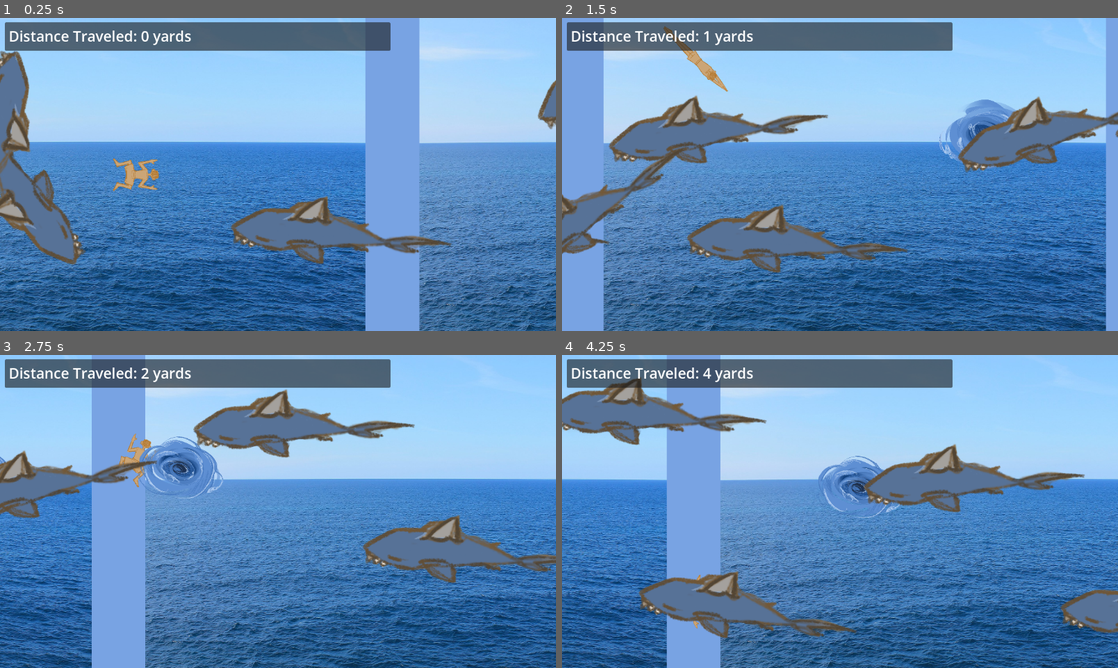
Above: before the commit, frames 1-4 (two rows, left to right).
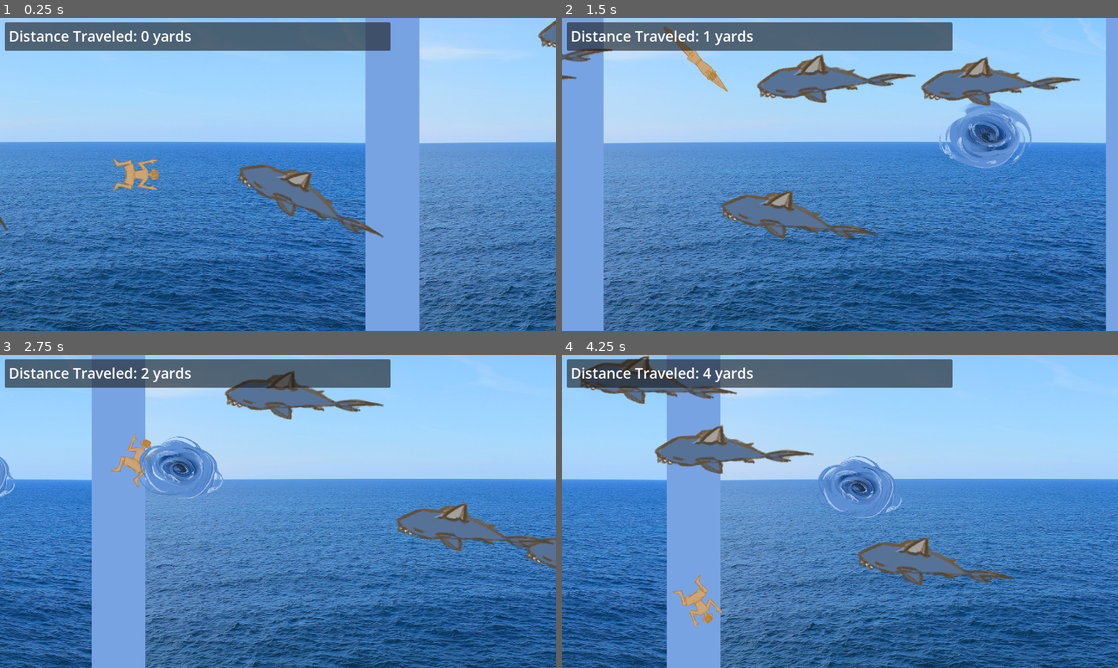
Above: after the commit, the same moments.

Repository: sophieTheProgrammer/microjam-island-61
Game: Godot game, scene res://scenes/game.tscn
The game is run twice, just before and just after one commit, with the same random seed, the same clock (stepped at 60 frames per second) and the same inputs.
Inputs (mouse positions are in pixels of both pictures, inside the frame that each line leads up to):
- Up to frame 1 (0.25 s): no input
- Up to frame 2 (1.5 s): tap Enter (ui_accept) at 0.5, 0.77 s; move the mouse to (962, 158) at 0.52 s; hold Up (up) 0.53-1.28 s; click (962, 158) at 0.6 s; move the mouse to (728, 190) at 1.27 s; hold Down (down) from 1.28 s (still down); click (728, 190) at 1.35 s
- Up to frame 3 (2.75 s): tap Enter (ui_accept) at 1.52 s; move the mouse to (333, 442) at 2.02 s; release Down (down) at 2.03 s; hold Up (up) from 2.03 s (still down); click (333, 442) at 2.1 s
- Up to frame 4 (4.25 s): move the mouse to (812, 574) at 2.77 s; click (812, 574) at 2.85 s; tap Enter (ui_accept) at 3.02, 3.77 s; move the mouse to (1006, 558) at 3.52 s; release Up (up) at 3.53 s; hold Down (down) from 3.53 s (still down); click (1006, 558) at 3.6 s

The runs differ from the first frame. In frame 1, 9.8% of the frame differs, in the area x 0-100%, y 0-79%; in frame 2, 18%, in the area x 0-100%, y 9-82%; in frame 3, 12%; in frame 4, 17%.

Commit message:
shark spawn :D

Diff:
--- a/scenes/shark.tscn
+++ b/scenes/shark.tscn
@@ -2,6 +2,7 @@
 
 [ext_resource type="Script" uid="uid://fme05tcdw7f0" path="res://scripts/shark.gd" id="1_v5iaq"]
 [ext_resource type="Texture2D" uid="uid://2farmdu0mlyj" path="res://art/IMG_3314.png" id="2_v5iaq"]
+[ext_resource type="PackedScene" uid="uid://b3jdkt7w7260b" path="res://scenes/death.tscn" id="3_po4rd"]
 
 [sub_resource type="SpriteFrames" id="SpriteFrames_inbs7"]
 animations = [{
@@ -14,7 +15,11 @@
 "speed": 4.0
 }]
 
+[sub_resource type="RectangleShape2D" id="RectangleShape2D_inbs7"]
+size = Vector2(404, 100.000015)
+
 [node name="shark" type="Node2D" unique_id=1939501999]
+scale = Vector2(0.72, 0.72)
 script = ExtResource("1_v5iaq")
 
 [node name="AnimatedSprite2D" type="AnimatedSprite2D" parent="." unique_id=1202323751]
@@ -22,3 +27,8 @@
 sprite_frames = SubResource("SpriteFrames_inbs7")
 autoplay = "default"
 flip_v = true
+
+[node name="Death" parent="AnimatedSprite2D" unique_id=191725155 instance=ExtResource("3_po4rd")]
+
+[node name="CollisionShape2D" type="CollisionShape2D" parent="AnimatedSprite2D/Death" unique_id=114000227]
+shape = SubResource("RectangleShape2D_inbs7")
--- a/scripts/shark.gd
+++ b/scripts/shark.gd
@@ -2,19 +2,18 @@
 @onready var anisprite: AnimatedSprite2D = $AnimatedSprite2D
 const FRAME_COUNT = 1
 const ACCELERATION = 4
+const MAX_SPEED = 6
 var rand_x
 var rand_y
 var velocity = Vector2.ZERO
-var min_speed = 3
-var max_speed = 6 - min_speed
 var speed = 4.0
 
 func _ready() -> void:
 	anisprite.frame = randi() % FRAME_COUNT #which frame it starts on
 	anisprite.sprite_frames.set_animation_speed("default", (randi() % FRAME_COUNT - 1) + FRAME_COUNT) # fps
-	rand_x = (randi() % int(Global.viewport.x)) - Global.viewport.x/2
-	rand_y = (randi() % int(Global.viewport.y)) - Global.viewport.y/2
-	speed = (randi() % max_speed) + min_speed
+	rand_x = (randi() % int(Global.viewport.x)) - Global.viewport.x
+	rand_y = (randi() % int(Global.viewport.y)) - Global.viewport.y
+	speed = (randi() % MAX_SPEED) + MAX_SPEED/2
 	look_at(Vector2(rand_x, rand_y))
 	self.rotate(PI/2)
 # Called every frame. 'delta' is the elapsed time since the previous frame.
